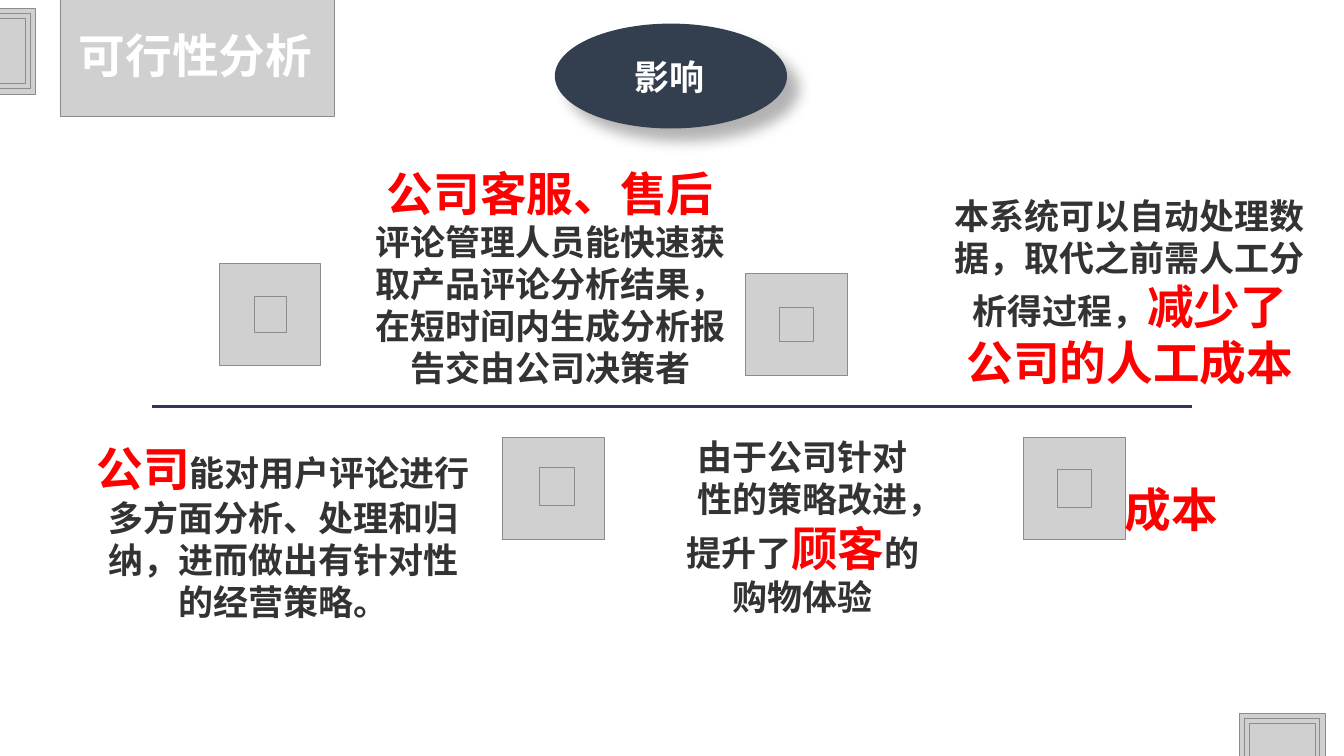
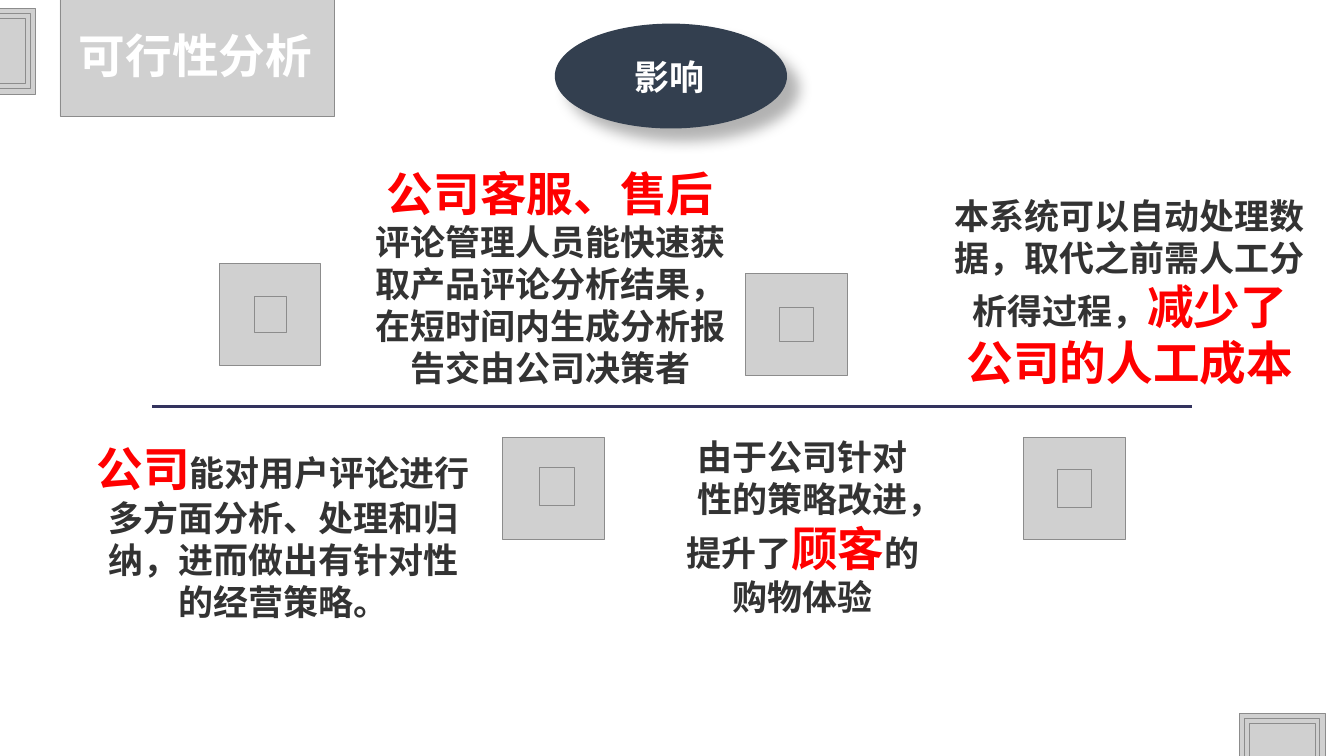
Before and after one commit to HJHGJGHHG/Sentiment-Analysis-System, a slide deck: slide 9 of 文档/PPT.pptx. Drawn at 1344x756 pixels with LibreOffice and Linux fonts; fonts in the diff are those of the drawing; grey boxes stand for pictures; background and template pictures are left out. Boxes give left, top, right and bottom in pixels: in the first picture for what was removed or moved away, otherwise in the second. Text is boxed around its words. In the diff, an @@ line names an element or a change of style, - is before the commit and + after.

```diff
--- a/文档/PPT.pptx
+++ b/文档/PPT.pptx
@@ text removed at bbox=[1125, 479, 1218, 539] @@
-成本
```
Also in this commit, not shown: 9 other slides changed, 6 other files.
